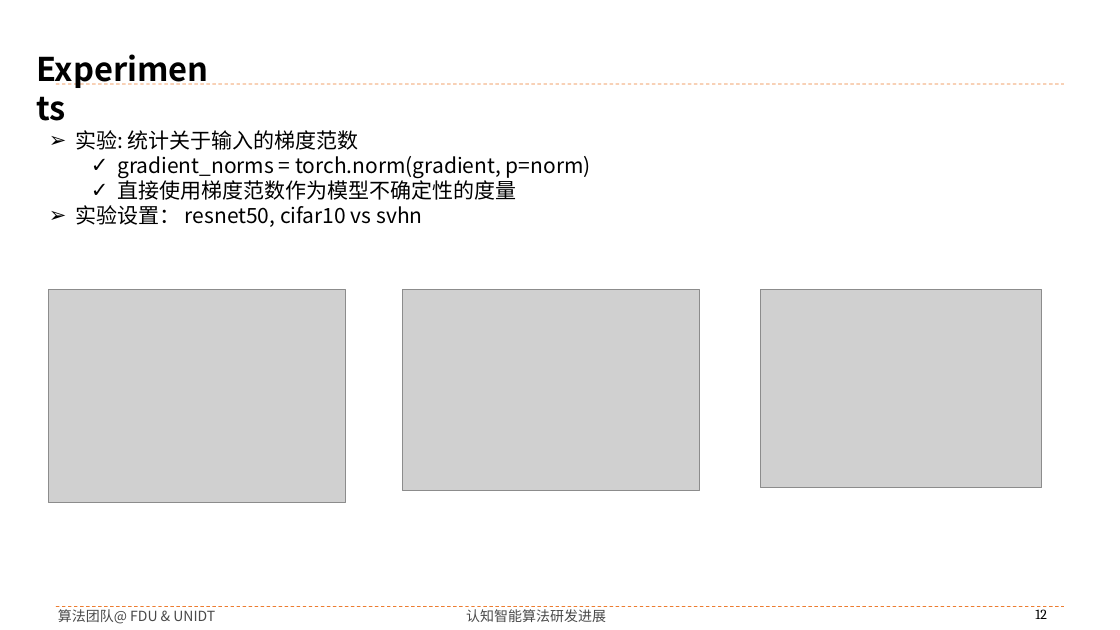
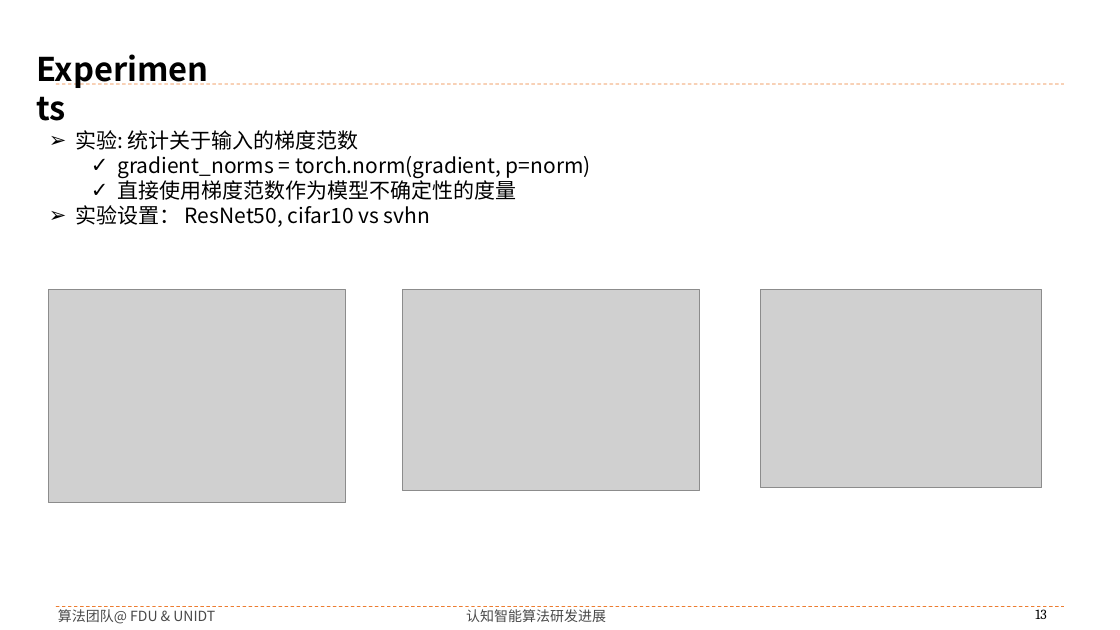
Before and after one commit to buyizhiyou/YYMUncertainty, a slide deck: slide 13 of pre/2024-06-21汇报.pptx (slide 12 before the commit). Drawn at 1120x630 pixels with LibreOffice and Linux fonts; fonts in the diff are those of the drawing; grey boxes stand for pictures; background and template pictures are left out. Boxes give left, top, right and bottom in pixels: in the first picture for what was removed or moved away, otherwise in the second. Text is boxed around its words. In the diff, an @@ line names an element or a change of style, - is before the commit and + after.

```diff
--- a/pre/2024-06-21汇报.pptx
+++ b/pre/2024-06-21汇报.pptx
@@ text at [75, 205, 430, 227]: text changed @@
-➢ 实验设置： resnet50, cifar10 vs svhn
+➢ 实验设置： ResNet50, cifar10 vs svhn
@@ page number at [1035, 606, 1046, 619]: text changed @@
-12
+13
```
Also in this commit, not shown: 2 other slides changed, 6 slides added, 57 other files.
